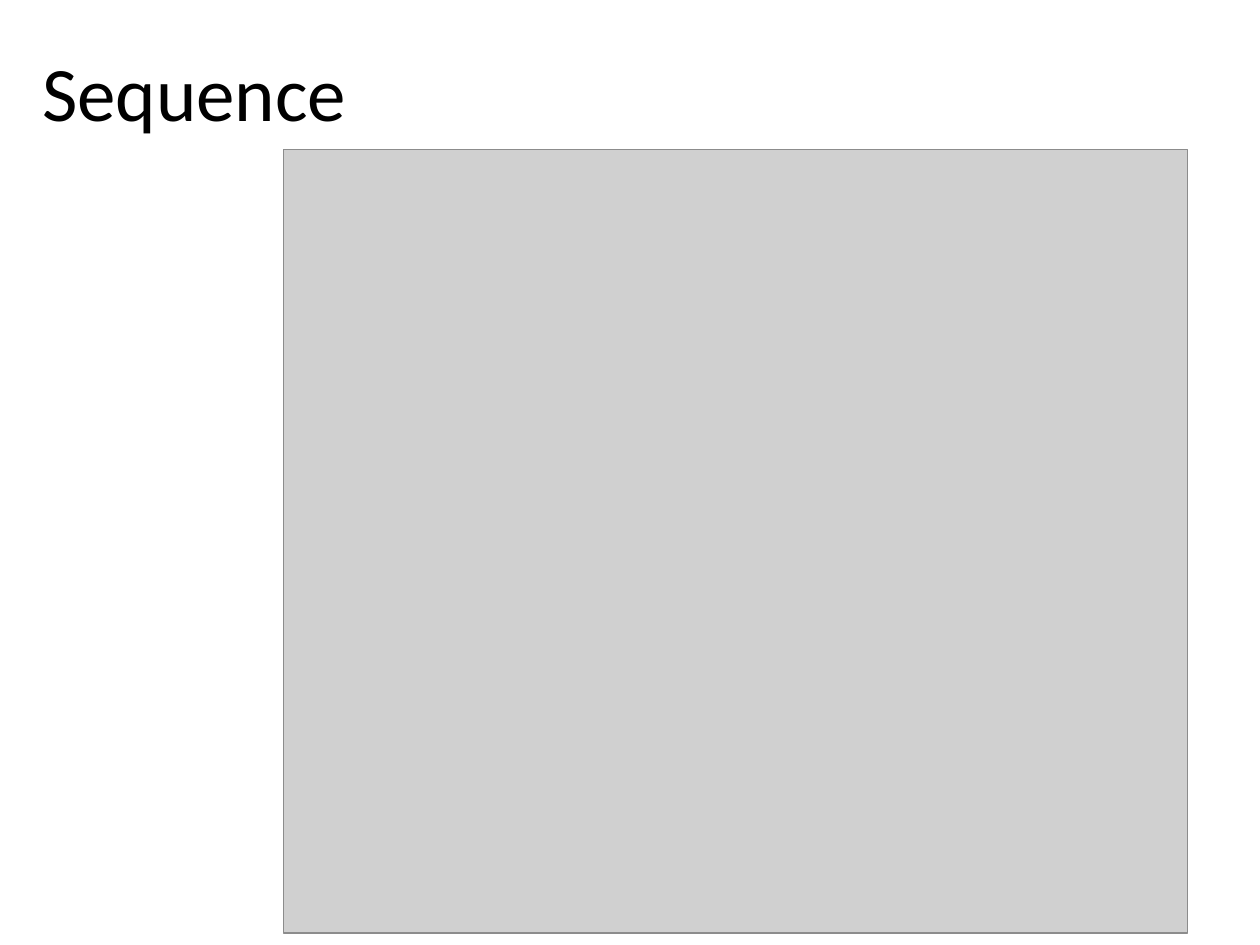
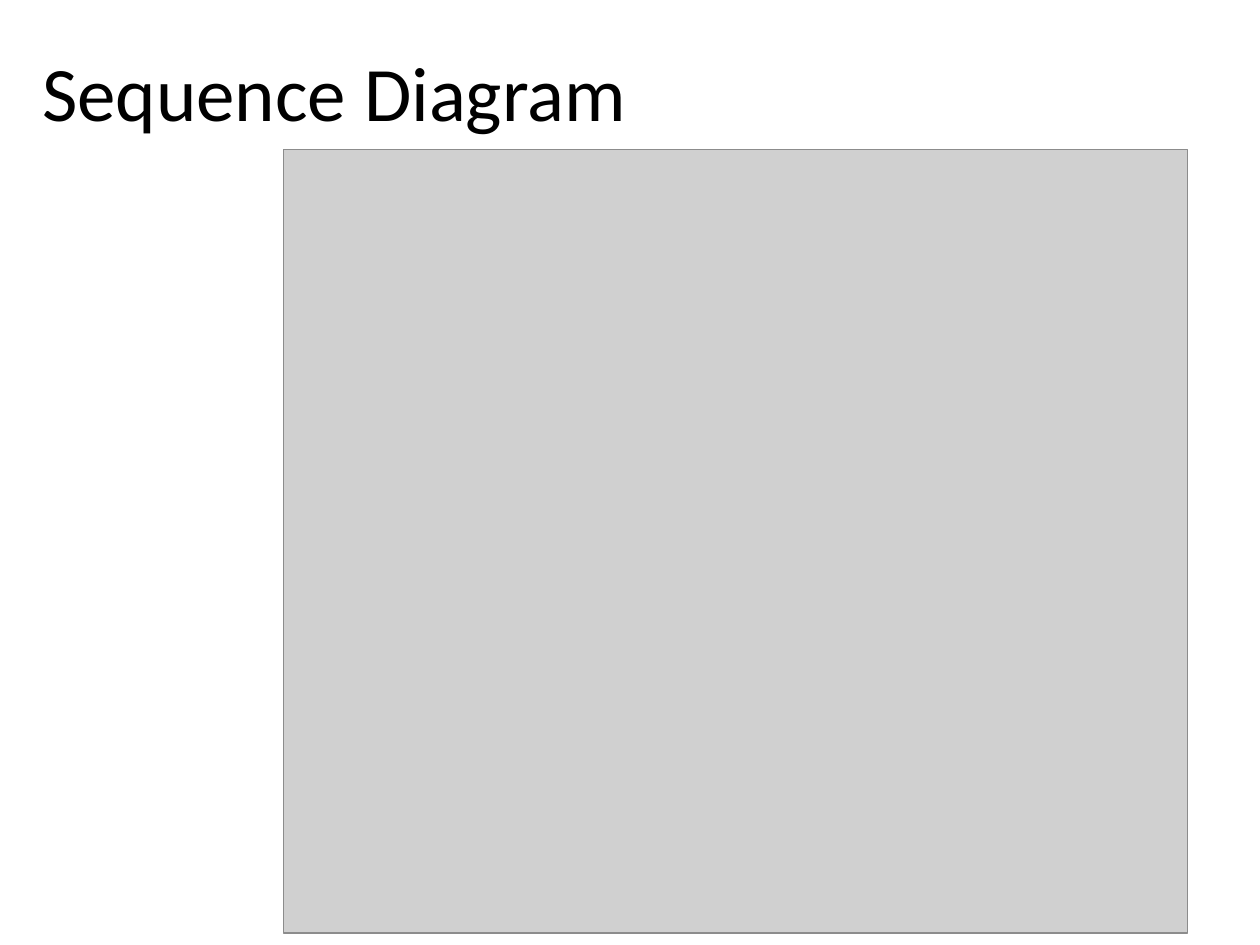
Before and after one commit to jisukim97/ChemicalManagementApplication, a slide deck: slide 2 of Document/2_Software Architect Documentation/Software Architecture Documentation 1.0.pptx. Drawn at 1260x945 pixels with LibreOffice and Linux fonts; fonts in the diff are those of the drawing; grey boxes stand for pictures. Boxes give left, top, right and bottom in pixels: in the first picture for what was removed or moved away, otherwise in the second. Text is boxed around its words. In the diff, an @@ line names an element or a change of style, - is before the commit and + after.

Commit message:
Add sequence diagram

```diff
--- a/Document/2_Software Architect Documentation/Software Architecture Documentation 1.0.pptx
+++ b/Document/2_Software Architect Documentation/Software Architecture Documentation 1.0.pptx
@@ title at (42, 68, 626, 135): text changed @@
-Sequence
+Sequence Diagram
```
Also in this commit, not shown: 4 other slides changed, 4 slides added, 1 slide removed, 4 other files.
